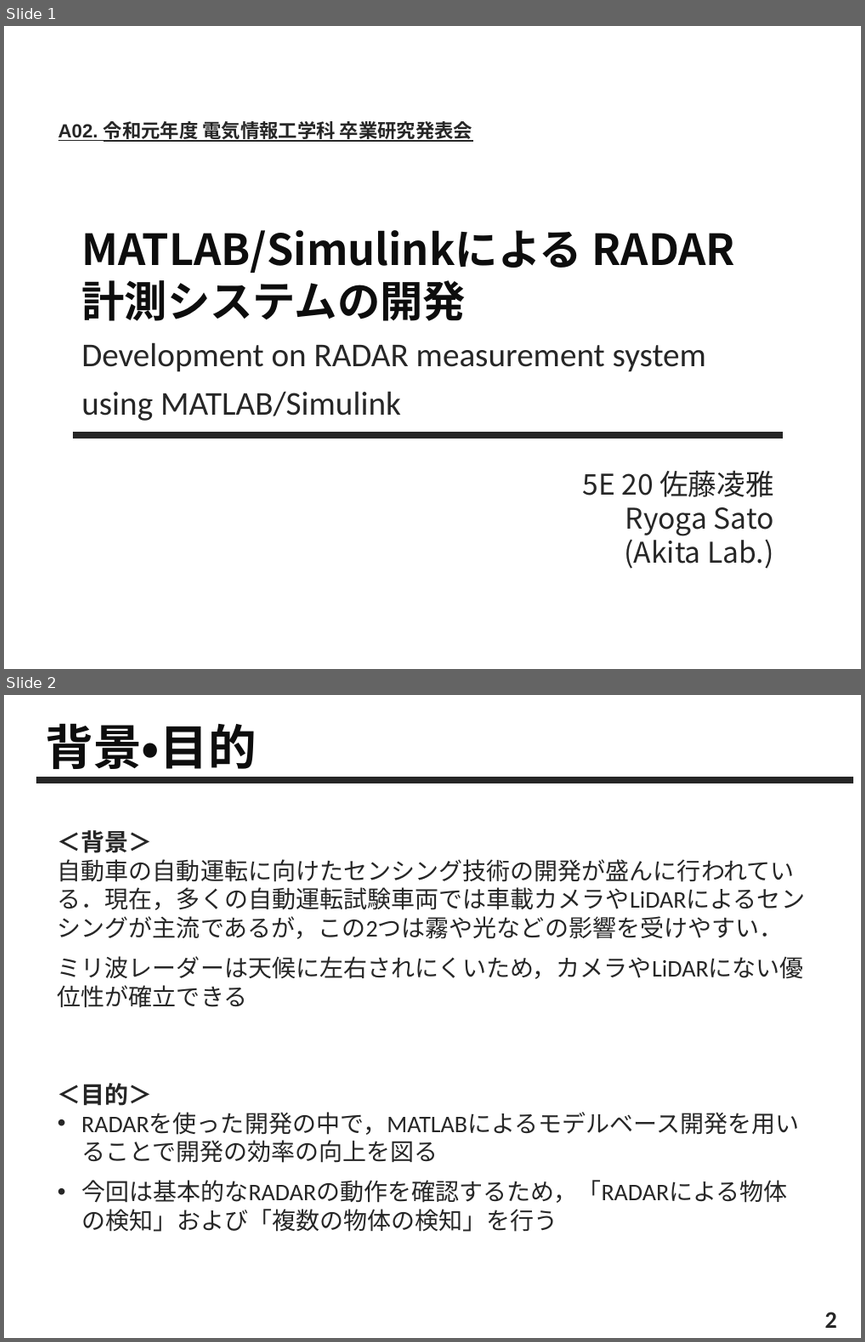
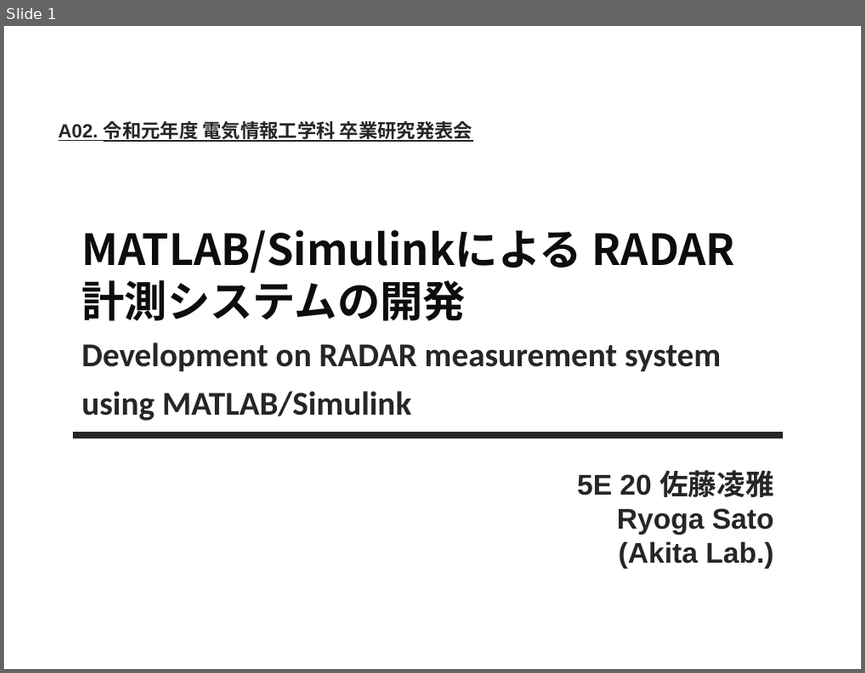
Before and after one commit to surpace0924/thesis_2019, a slide deck: presentation/A02_佐藤凌雅_秋田研究室_R1卒研本発表.pptx. Shown one above the other, each under a label of ours: slides 1 and 2 before the commit, slide 1 after it. The pictures are 865x1342 and 865x673 pixels, drawn with LibreOffice and Linux fonts; fonts in the diff are those of the drawing. Boxes give left, top, right and bottom in pixels: in the first picture for what was removed or moved away, otherwise in the second. Text is boxed around its words. In the diff, an @@ line names an element or a change of style, - is before the commit and + after.

```diff
--- a/presentation/A02_佐藤凌雅_秋田研究室_R1卒研本発表.pptx
+++ b/presentation/A02_佐藤凌雅_秋田研究室_R1卒研本発表.pptx
@@ slide 2 removed at (4, 695, 861, 1338), background #FFFFFF @@
@@ text removed at (45, 723, 256, 777) @@
-背景・目的
@@ line removed from (36, 780) to (853, 780) @@
@@ text removed at (58, 830, 805, 979) @@
-＜背景＞
-自動車の自動運転に向けたセンシング技術の開発が盛んに行われている．現在，多くの自動運転試験車両では車載カメラやLiDARによるセンシングが主流であるが，この2つは霧や光などの影響を受けやすい．
-ミリ波レーダーは天候に左右されにくいため，カメラやLiDARにない優位性が確立できる
@@ text removed at (58, 1083, 800, 1231) @@
-＜目的＞
-• RADARを使った開発の中で，MATLABによるモデルベース開発を用いることで開発の効率の向上を図る
-• 今回は基本的なRADARの動作を確認するため，「RADARによる物体の検知」および「複数の物体の検知」を行う
@@ text removed at (825, 1311, 837, 1327) @@
-2
@@ slide 1 changed as well @@
@@ subtitle "Development on RADAR measurement system" at (81, 342, 721, 420): bold on @@
@@ text "5E 20 佐藤凌雅" at (577, 470, 774, 568): font Noto Sans CJK JP to Arial, bold on @@
```
Also in this commit, not shown: 5 slides added, 6 other slides removed.
